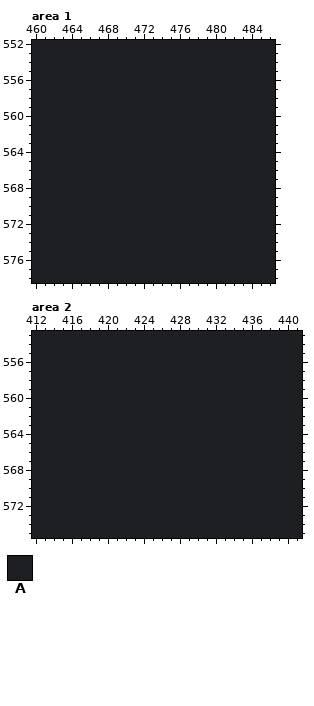
One commit to this pixel-art file: ProjectSprites/Concept-New/conceptart.aseprite. The picture above is the old version.
1280x768 pixels, 1 frame. Colours within 5 levels of each other are drawn and written as one. Shown: area 1: x 460..486, y 552..578; area 2: x 412..441, y 553..575. The commit also changed other parts of the picture, which this record leaves out.
Visible layers, top first: "gun-hands", "gun", "pickupables", "tilemap-props", "hUMAN", "Wearables", "tilemap", "objects", "background".
Palette (. is transparent): A #1e1f22
Pixels before, area 1, first column x 460:
552 AAAAAAAAAAAAAAAAAAAAAAAAAAA
553 AAAAAAAAAAAAAAAAAAAAAAAAAAA
554 AAAAAAAAAAAAAAAAAAAAAAAAAAA
555 AAAAAAAAAAAAAAAAAAAAAAAAAAA
556 AAAAAAAAAAAAAAAAAAAAAAAAAAA
557 AAAAAAAAAAAAAAAAAAAAAAAAAAA
558 AAAAAAAAAAAAAAAAAAAAAAAAAAA
559 AAAAAAAAAAAAAAAAAAAAAAAAAAA
560 AAAAAAAAAAAAAAAAAAAAAAAAAAA
561 AAAAAAAAAAAAAAAAAAAAAAAAAAA
562 AAAAAAAAAAAAAAAAAAAAAAAAAAA
563 AAAAAAAAAAAAAAAAAAAAAAAAAAA
564 AAAAAAAAAAAAAAAAAAAAAAAAAAA
565 AAAAAAAAAAAAAAAAAAAAAAAAAAA
566 AAAAAAAAAAAAAAAAAAAAAAAAAAA
567 AAAAAAAAAAAAAAAAAAAAAAAAAAA
568 AAAAAAAAAAAAAAAAAAAAAAAAAAA
569 AAAAAAAAAAAAAAAAAAAAAAAAAAA
570 AAAAAAAAAAAAAAAAAAAAAAAAAAA
571 AAAAAAAAAAAAAAAAAAAAAAAAAAA
572 AAAAAAAAAAAAAAAAAAAAAAAAAAA
573 AAAAAAAAAAAAAAAAAAAAAAAAAAA
574 AAAAAAAAAAAAAAAAAAAAAAAAAAA
575 AAAAAAAAAAAAAAAAAAAAAAAAAAA
576 AAAAAAAAAAAAAAAAAAAAAAAAAAA
577 AAAAAAAAAAAAAAAAAAAAAAAAAAA
578 AAAAAAAAAAAAAAAAAAAAAAAAAAA
Pixels before, area 2, first column x 412:
553 AAAAAAAAAAAAAAAAAAAAAAAAAAAAAA
554 AAAAAAAAAAAAAAAAAAAAAAAAAAAAAA
555 AAAAAAAAAAAAAAAAAAAAAAAAAAAAAA
556 AAAAAAAAAAAAAAAAAAAAAAAAAAAAAA
557 AAAAAAAAAAAAAAAAAAAAAAAAAAAAAA
558 AAAAAAAAAAAAAAAAAAAAAAAAAAAAAA
559 AAAAAAAAAAAAAAAAAAAAAAAAAAAAAA
560 AAAAAAAAAAAAAAAAAAAAAAAAAAAAAA
561 AAAAAAAAAAAAAAAAAAAAAAAAAAAAAA
562 AAAAAAAAAAAAAAAAAAAAAAAAAAAAAA
563 AAAAAAAAAAAAAAAAAAAAAAAAAAAAAA
564 AAAAAAAAAAAAAAAAAAAAAAAAAAAAAA
565 AAAAAAAAAAAAAAAAAAAAAAAAAAAAAA
566 AAAAAAAAAAAAAAAAAAAAAAAAAAAAAA
567 AAAAAAAAAAAAAAAAAAAAAAAAAAAAAA
568 AAAAAAAAAAAAAAAAAAAAAAAAAAAAAA
569 AAAAAAAAAAAAAAAAAAAAAAAAAAAAAA
570 AAAAAAAAAAAAAAAAAAAAAAAAAAAAAA
571 AAAAAAAAAAAAAAAAAAAAAAAAAAAAAA
572 AAAAAAAAAAAAAAAAAAAAAAAAAAAAAA
573 AAAAAAAAAAAAAAAAAAAAAAAAAAAAAA
574 AAAAAAAAAAAAAAAAAAAAAAAAAAAAAA
575 AAAAAAAAAAAAAAAAAAAAAAAAAAAAAA
And afterwards:
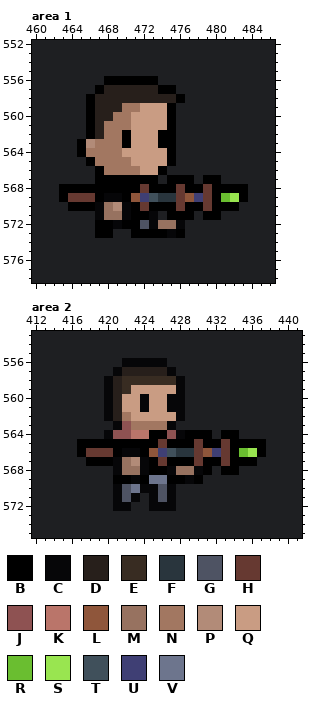
Colours new in this view: B #000000  C #060608  D #271f1b  E #382c22  F #29353d  G #4e5363  H #663931  J #8e5252  K #ba756a  L #8f563b  M #977260  N #a27761  P #b28b78  Q #c99c83  R #6abe30  S #99e550  T #40505b  U #3f3f74  V #6d758d
Edits made:
Area 1, layers "gun-hands", "gun", "hUMAN":
y 556: x 468..473 AAAAAA -> BBBBBB
y 557: x 467..475 AAAAAAAAA -> BDDDDDDBB
y 558: x 466..476 AAAAAAAAAAA -> BDDDDDDDDDB
y 559: x 466..475 AAAAAAAAAA -> BDDDNNQQQB
y 560: x 466..475 AAAAAAAAAA -> BDDNNQQQQB
y 561: x 466..475 AAAAAAAAAA -> BDNNNQQQQB
y 562: x 466..475 AAAAAAAAAA -> BDNNBQQQBB
y 563: x 465..475 AAAAAAAAAAA -> BPNNNBQQQBB
y 564: x 465..475 AAAAAAAAAAA -> BNNNNQQQQQB
y 565: x 466..475 AAAAAAAAAA -> BNNNNQQQQB
y 566: x 467..474 AAAAAAAA -> BNNNNQQB
y 567: x 467..473 AAAAAAA -> BBBBBBB; x 475..477 AAA -> BBB; x 479..480 AA -> BB
y 568: x 463..483 AAAAAAAAAAAAAAAAAAAAA -> BBBBBBBBBHBBBHBBHBBBB
y 569: x 463..483 AAAAAAAAAAAAAAAAAAAAA -> BHHHBCCBLUTFFHLUHBRSB
y 570: x 464..482 AAAAAAAAAAAAAAAAAAA -> BBBCMPCBHBBBHBBHBBB
y 571: x 467..473 AAAAAAA -> CMMCBBC; x 475..477 AAA -> BBB; x 479..480 AA -> BB
y 572: x 467..476 AAAAAAAAAA -> BBCBBGCMMC
y 573: x 467..468 AA -> BB; x 471..476 AAAAAA -> BBBBCB
Area 2, layers "gun-hands", "gun", "hUMAN":
y 556: x 422..426 AAAAA -> CCCCC
y 557: x 421..427 AAAAAAA -> CDDDDDC
y 558: x 420..428 AAAAAAAAA -> CDEEEEEEC
y 559: x 420..428 AAAAAAAAA -> CDEQQQQQC
y 560..561: x 420..428 AAAAAAAAA -> CDQQCQQCC
y 562: x 420..428 AAAAAAAAA -> CDNQQQQQC
y 563: x 421..427 AAAAAAA -> CJNNNNC
y 564: x 420..431 AAAAAAAAAAAA -> CJJKKBBJCBBB; x 433..434 AA -> BB
y 565: x 417..437 AAAAAAAAAAAAAAAAAAAAA -> BBBBBBBBBHBBBHBBHBBBB
y 566: x 417..437 AAAAAAAAAAAAAAAAAAAAA -> BHHHBCCBLUTFFHLUHBRSB
y 567: x 418..436 AAAAAAAAAAAAAAAAAAA -> BBBCMPCBHBBBHBBHBBB
y 568: x 421..431 AAAAAAAAAAA -> CMMCBBCMMCB; x 433..434 AA -> BB
y 569: x 421..430 AAAAAAAAAA -> BBCBVVBBCB
y 570: x 421..427 AAAAAAA -> CGVCCGC
y 571: x 421..423 AAA -> CGC; x 425..427 AAA -> CGC
y 572: x 421..422 AA -> CC; x 425..427 AAA -> CCC
Boxes around the changes in both pictures, in picture pixels (x1, y1, x2, y2):
changed: (59, 76, 248, 238)
changed: (77, 358, 266, 511)
